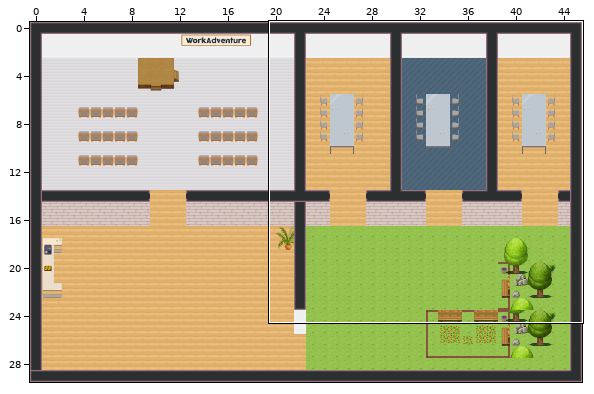
An edit to a level. Tiled map (JSON), quantx.tmj. The picture above shows the old version from afar; the outline marks the close-up.
Close-up. Old version:
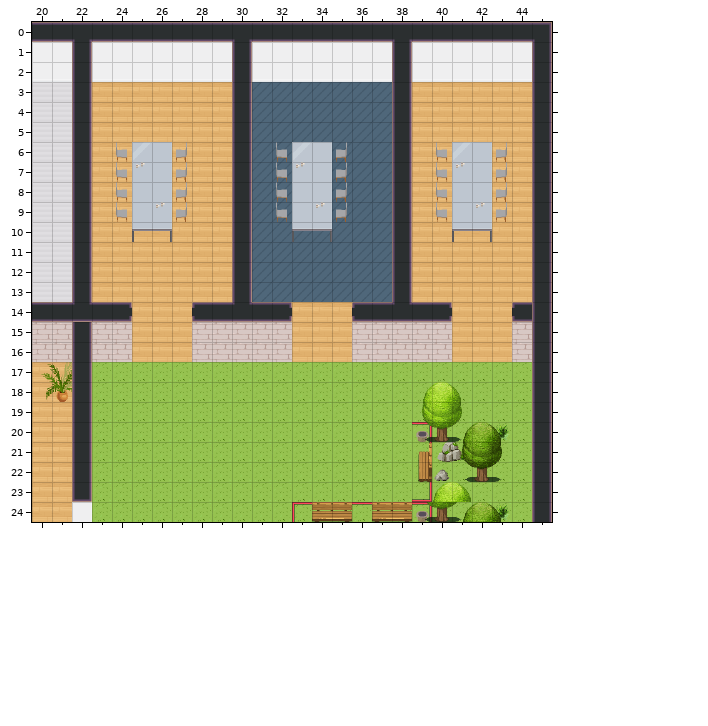
Cells are 32x32 px. Shown: x 20..45, y 0..24. The commit also changed other parts of the map, which this record leaves out.
After the commit:
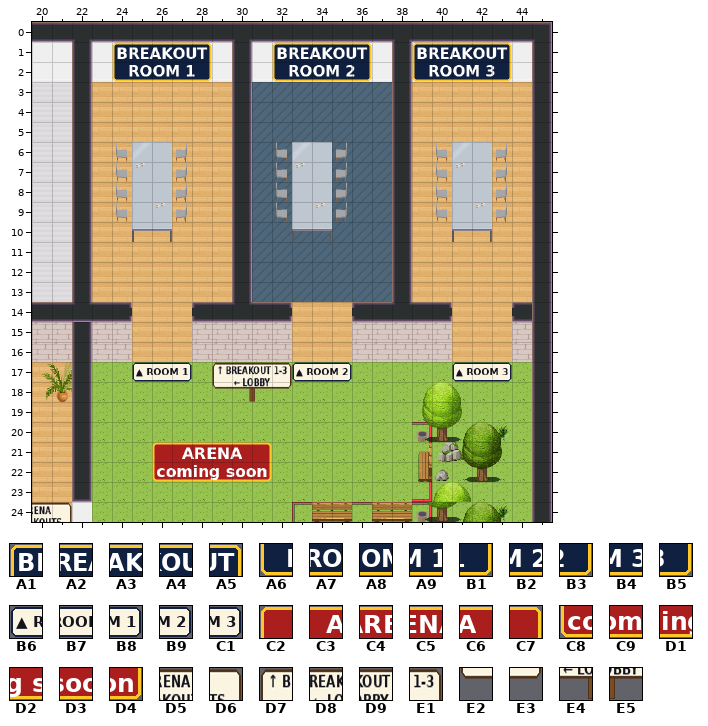
Key: from "Chunk 1": A1 111, A2 112, A3 113, A4 114, A5 115, A6 126, A7 127, A8 128, A9 129, B1 130, B2 148, B3 149, B4 153, B5 154, B6 159, B7 160, B8 161, B9 164, C1 167, C2 178, C3 179, C4 180, C5 181, C6 182, C7 183, C8 184, C9 185, D1 186, D2 187, D3 188, D4 189, D5 196, D6 197, D7 198, D8 199, D9 200, E1 201, E2 202, E3 205, E4 211, E5 212.
__ is an empty cell.
Tiles of an added or newly shown layer are drawn over the layers below it.
Change:
Layer "furniture/signs" (added):
Tile A1 is added in row 1 at x 24, 32 and 39.
Tile A2 is added in row 1 at x 25, 33 and 40.
Tile A3 is added in row 1 at x 26, 34 and 41.
Tile A4 is added in row 1 at x 27, 35 and 42.
Tile A5 is added in row 1 at x 28, 36 and 43.
Tile A6 is added in row 2 at x 24, 32 and 39.
Tile A7 is added in row 2 at x 25, 33 and 40.
Tile A8 is added in row 2 at x 26, 34 and 41.
Tile A9 is added in row 2 at x 27.
Tile B1 is added in row 2 at x 28.
Tile B2 is added in row 2 at x 35.
Tile B3 is added in row 2 at x 36.
Tile B4 is added in row 2 at x 42.
Tile B5 is added in row 2 at x 43.
Tile B6 is added in row 17 at x 25, 33 and 41.
Tile B7 is added in row 17 at x 26, 34 and 42.
Tile B8 is added in row 17 at x 27.
Tile B9 is added in row 17 at x 35.
Tile C1 is added in row 17 at x 43.
Tile C2 is added in row 21 at x 26.
Tile C3 is added in row 21 at x 27.
Tile C4 is added in row 21 at x 28.
Tile C5 is added in row 21 at x 29.
Tile C6 is added in row 21 at x 30.
Tile C7 is added in row 21 at x 31.
Tile C8 is added in row 22 at x 26.
Tile C9 is added in row 22 at x 27.
Tile D1 is added in row 22 at x 28.
Tile D2 is added in row 22 at x 29.
Tile D3 is added in row 22 at x 30.
Tile D4 is added in row 22 at x 31.
Tile D5 is added in row 24 at x 20.
Tile D6 is added in row 24 at x 21.
Tile D7 is added in row 17 at x 29.
Tile D8 is added in row 17 at x 30.
Tile D9 is added in row 17 at x 31.
Tile E1 is added in row 17 at x 32.
Tile E2 is added in row 18 at x 29.
Tile E3 is added in row 18 at x 32.
Tile E4 is added in row 18 at x 30.
Tile E5 is added in row 18 at x 31.
Where, in picture pixels (left, top, right, bottom), the same in both close-ups:
added: (112, 42, 212, 82)
added: (272, 42, 372, 82)
added: (412, 42, 512, 82)
added: (132, 362, 192, 382)
added: (212, 362, 352, 402)
added: (452, 362, 512, 382)
added: (152, 442, 272, 482)
added: (32, 502, 72, 522)
